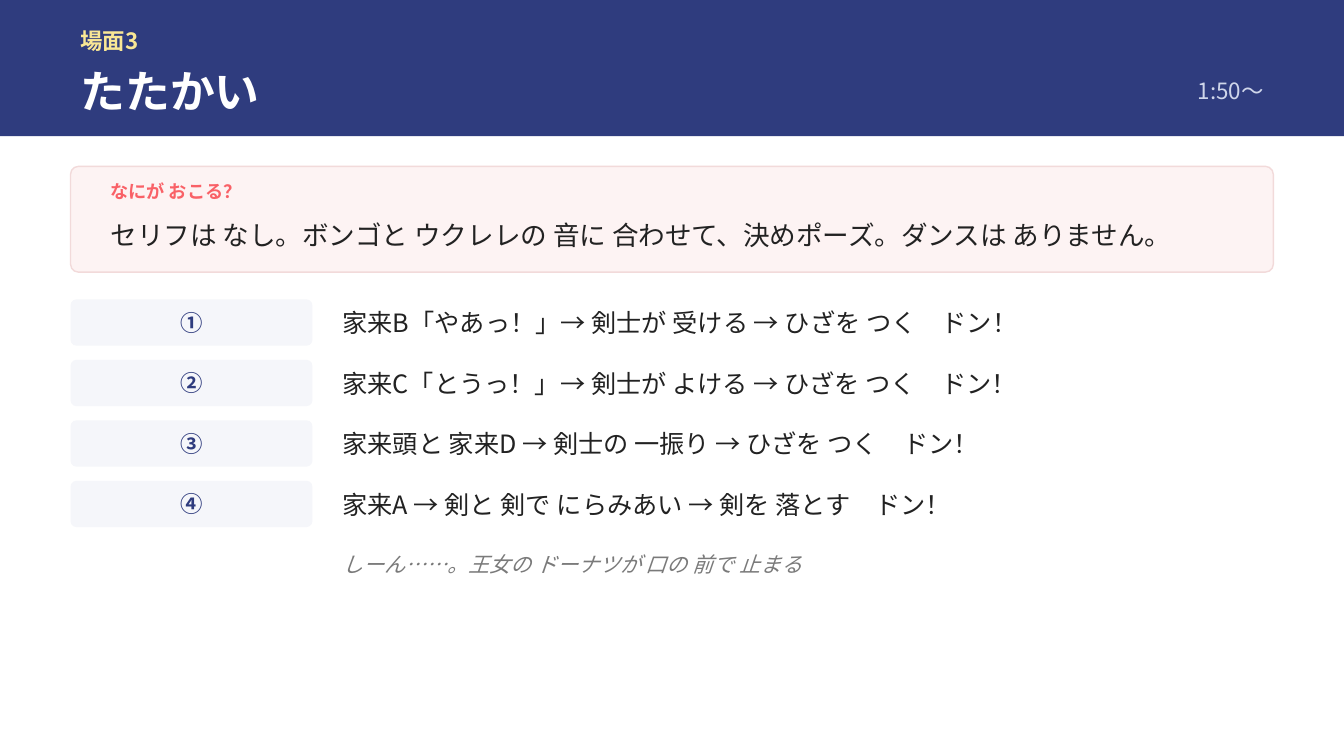
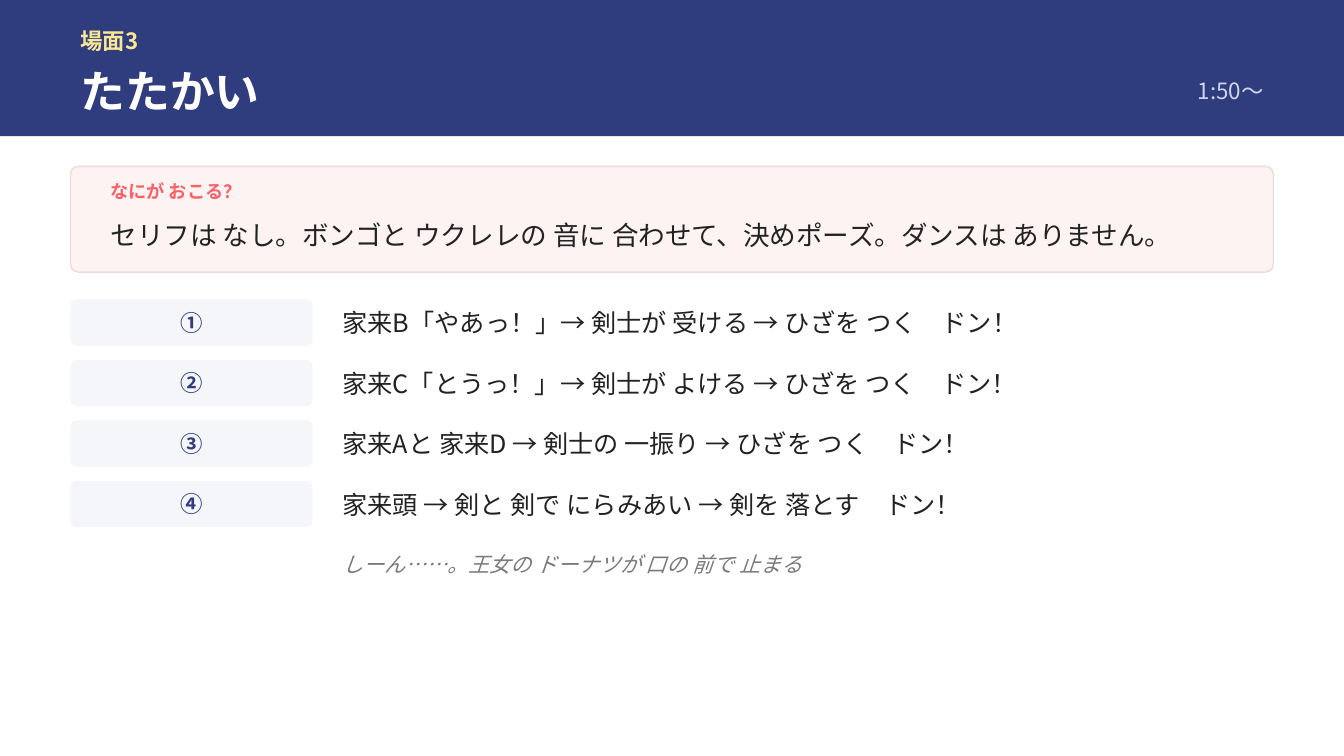
Before and after one commit to kwrbys0303-cloud/pinball, a slide deck: slide 9 of docs/materials/ミュージカル発表_生徒提示スライド_20261001.pptx. Drawn at 1344x756 pixels with LibreOffice and Linux fonts; fonts in the diff are those of the drawing. Boxes give left, top, right and bottom in pixels: in the first picture for what was removed or moved away, otherwise in the second. Text is boxed around its words. In the diff, an @@ line names an element or a change of style, - is before the commit and + after.

```diff
--- a/docs/materials/ミュージカル発表_生徒提示スライド_20261001.pptx
+++ b/docs/materials/ミュージカル発表_生徒提示スライド_20261001.pptx
@@ text at [343,431,969,455]: text changed @@
-家来頭と 家来D → 剣士の 一振り → ひざを つく ドン！
+家来Aと 家来D → 剣士の 一振り → ひざを つく ドン！
@@ text at [343,492,961,516]: text changed @@
-家来A → 剣と 剣で にらみあい → 剣を 落とす ドン！
+家来頭 → 剣と 剣で にらみあい → 剣を 落とす ドン！
```
Also in this commit, not shown: 1 other slide changed, 2 other files.
